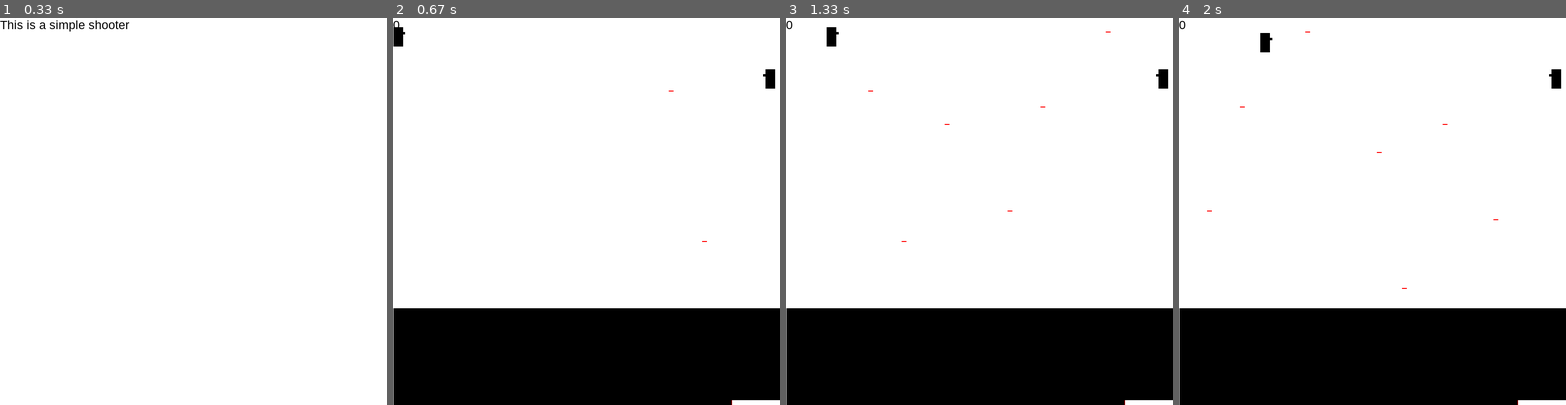
Above: before the commit, frames 1-4 (left to right).
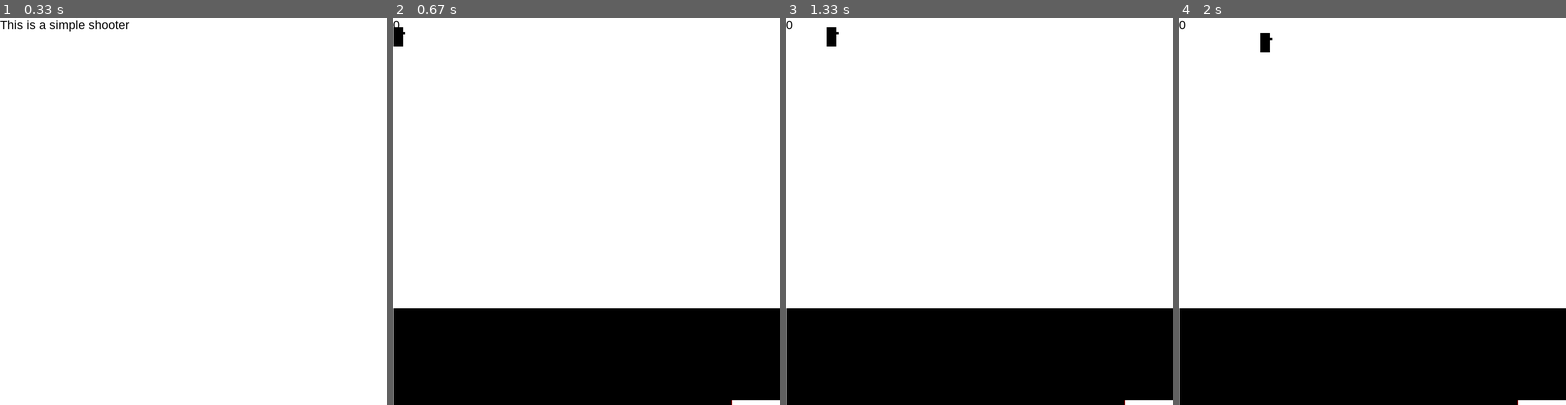
Above: after the commit, the same moments.

Repository: zwang20/SimpleShooter
Game: pygame game, started from project_ss.py
The game is run twice, just before and just after one commit, with the same random seed, the same clock (stepped at 60 frames per second) and the same inputs.
Inputs:
- Up to frame 1 (0.33 s): no input
- Up to frame 2 (0.67 s): tap Space at 0.33 s
- Up to frame 3 (1.33 s): hold D 0.67-1.13 s; hold W from 1.17 s (still down)
- Up to frame 4 (2 s): release W at 1.47 s; hold D 1.5-1.97 s

Frame 1 is identical in both runs. In frame 2, 0.1% of the frame differs, in the area x 71-99%, y 13-58%; in frame 3, 0.1%; in frame 4, 0.2%, in the area x 7-99%, y 3-70%.

Commit message:
Made things comments
for testing reasons

Diff:
--- a/project_ss.py
+++ b/project_ss.py
@@ -120,7 +120,7 @@
         # self.x = Bullet.speed if self.harmful else -Bullet.speed
 
     def display(self):
-        sge_rect(game_display, self.x, self.y, Bullet.length, Bullet.width)
+        sge_rect(game_display, self.x, self.y, Bullet.length, Bullet.width, red)
 
 class Enemy:
     width = 20
@@ -250,7 +250,7 @@
                 if ss_fire == True:
                     if ss_cooldown < 90:
                         sge_print(game_display, 'Pew', ss_pos[0]+20, ss_pos[1])
-                        Bullet(ss_pos[0]+20, ss_pos[1]+10, False)
+                        ss_bullets.append(Bullet(ss_pos[0]+20, ss_pos[1]+10, False))
                         # ss_bullets.append([ss_pos[0]+20, ss_pos[1]+10])
                         ss_cooldown += 20
             if ss_cooldown > 0:
@@ -259,71 +259,72 @@
                 # TODO
 
             # Bullets Move
-            ss_bullets_temp = []
-            ss_temp = True
-            for i in ss_bullets:
-                ss_bullet(i[0],i[1])
-                if i[0] in range(500, 520):
-                    if i[1] in range(500, 540):
-                        ss_score +=1
-                        ss_temp = False
-                if i[0] < 700 and ss_temp:
-                        ss_bullets_temp.append([i[0]+10,i[1]])
-                ss_temp = True
+            # ss_bullets_temp = []
+            # ss_temp = True
+            # for i in ss_bullets:
+            #     ss_bullet(i[0],i[1])
+            #     if i[0] in range(500, 520):
+            #         if i[1] in range(500, 540):
+            #             ss_score +=1
+            #             ss_temp = False
+            #     if i[0] < 700 and ss_temp:
+            #             ss_bullets_temp.append([i[0]+10,i[1]])
+            #     ss_temp = True
+
                 # Bullets Despawn
-            del ss_temp
-
-            ss_bullets = ss_bullets_temp
-            del ss_bullets_temp
+            # del ss_temp
+
+            # ss_bullets = ss_bullets_temp
+            # del ss_bullets_temp
 
             # Bullet cooldowm
             sge_rect(game_display, 700, 790, 100, 10, white)
             sge_rect(game_display, 700, 790, ss_cooldown, 10, red)
 
             # Enemy
-            if not Enemy.family:
-                enemy = Enemy()
-            enemy.display()
+            # if not Enemy.family:
+            #     enemy = Enemy()
+            # enemy.display()
 
             # Bad
-            ss_bullets_temp = []
-            ss_temp = True
-            for i in ss_bad_bullets:
-                ss_bullet(i[0], i[1], red)
-                if i[0] in range(ss_pos[0], ss_pos[0]+20):
-                    if i[1] in range(ss_pos[1], ss_pos[1]+40):
-                        ss_score -= 10
-                        ss_temp = False
-                if i[0] > 0 and ss_temp:
-                    ss_bullets_temp.append([i[0]-10,i[1]])
-                ss_temp = True
-            ss_bad_bullets = ss_bullets_temp
-            del ss_temp
-            del ss_bullets_temp
+            # ss_bullets_temp = []
+            # ss_temp = True
+            # for i in ss_bad_bullets:
+            #     ss_bullet(i[0], i[1], red)
+            #     if i[0] in range(ss_pos[0], ss_pos[0]+20):
+            #         if i[1] in range(ss_pos[1], ss_pos[1]+40):
+            #             ss_score -= 10
+            #             ss_temp = False
+            #     if i[0] > 0 and ss_temp:
+            #         ss_bullets_temp.append([i[0]-10,i[1]])
+            #     ss_temp = True
+            # ss_bad_bullets = ss_bullets_temp
+            # del ss_temp
+            # del ss_bullets_temp
 
             # Enemy Moves
-            if ss_bad_move_cooldown == 0:
-                ss_temp_direction = ss_bad_ai(0, 0, ss_bad_pos[0], ss_bad_pos[1])
-                ss_bad_move_cooldown +=30
-            if ss_score >= 100:
-                if ss_temp_direction == 'n':
-                    ss_bad_pos = [ss_bad_pos[0], ss_bad_pos[1]-1]
-                elif ss_temp_direction == 'e':
-                    ss_bad_pos = [ss_bad_pos[0]+1, ss_bad_pos[1]]
-                elif ss_temp_direction == 's':
-                    ss_bad_pos = [ss_bad_pos[0], ss_bad_pos[1]+1]
-                elif ss_temp_direction == 'w':
-                    ss_bad_pos = [ss_bad_pos[0]-1, ss_bad_pos[1]]
-
-            if ss_bad_cooldown == 0:
-                ss_bad_bullets.append([randint(600,800),randint(0,600)])
-                ss_bad_cooldown += 10
-
-            if ss_bad_cooldown > 0:
-                ss_bad_cooldown -= 1
-
-            if ss_bad_move_cooldown > 0:
-                ss_bad_move_cooldown -= 1
+            # if ss_bad_move_cooldown == 0:
+            #     ss_temp_direction = ss_bad_ai(0, 0, ss_bad_pos[0], ss_bad_pos[1])
+            #     ss_bad_move_cooldown +=30
+            # if ss_score >= 100:
+            #     if ss_temp_direction == 'n':
+            #         ss_bad_pos = [ss_bad_pos[0], ss_bad_pos[1]-1]
+            #     elif ss_temp_direction == 'e':
+            #         ss_bad_pos = [ss_bad_pos[0]+1, ss_bad_pos[1]]
+            #     elif ss_temp_direction == 's':
+            #         ss_bad_pos = [ss_bad_pos[0], ss_bad_pos[1]+1]
+            #     elif ss_temp_direction == 'w':
+            #         ss_bad_pos = [ss_bad_pos[0]-1, ss_bad_pos[1]]
+
+            # if ss_bad_cooldown == 0:
+            #     ss_bad_bullets.append([randint(600,800),randint(0,600)])
+            #     ss_bad_cooldown += 10
+            #
+            # if ss_bad_cooldown > 0:
+            #     ss_bad_cooldown -= 1
+            #
+            # if ss_bad_move_cooldown > 0:
+            #     ss_bad_move_cooldown -= 1
 
             sge_print(game_display, ss_score)
             ss_player(ss_pos[0], ss_pos[1])
